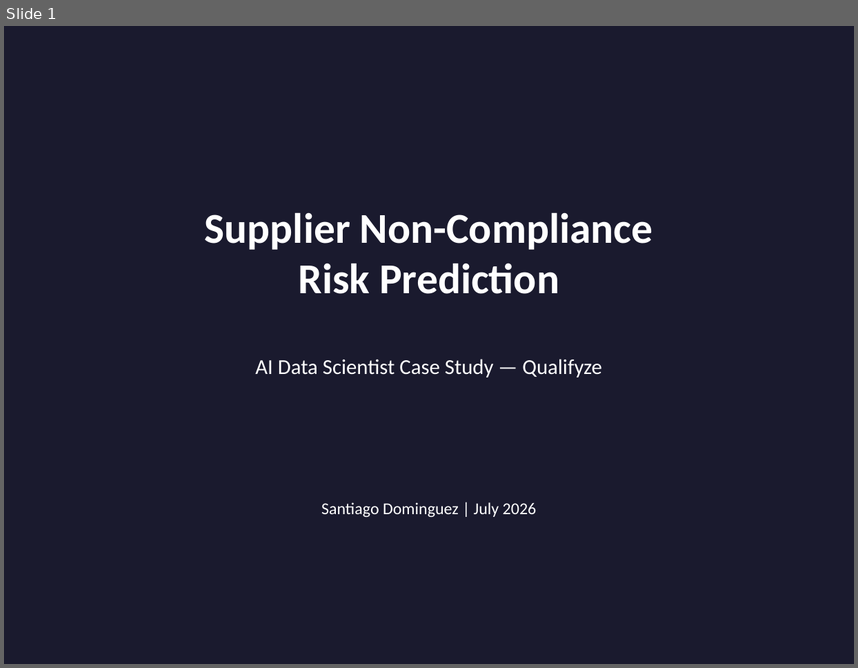
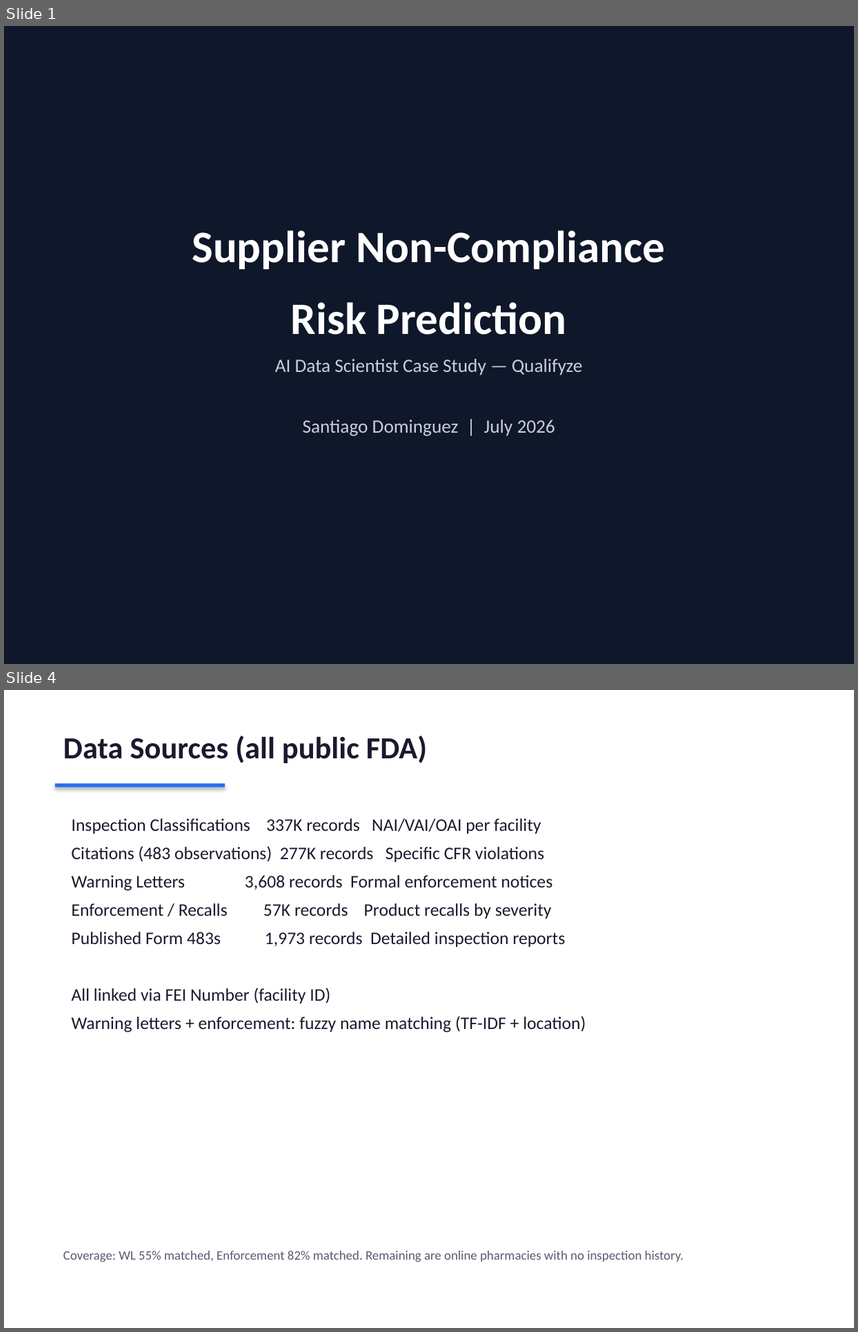
Before and after one commit to santiago-dc/qualifyze-case-study, a slide deck: reports/presentation.pptx. Shown one above the other, each under a label of ours: slide 1 before the commit, slides 1 and 4 after it; the slides between them are not shown. The pictures are 858x668 and 858x1332 pixels, drawn with LibreOffice and Linux fonts; fonts in the diff are those of the drawing. Boxes give left, top, right and bottom in pixels: in the first picture for what was removed or moved away, otherwise in the second. Text is boxed around its words. In the diff, an @@ line names an element or a change of style, - is before the commit and + after.

Commit message:
Update docs and improve presentation design (#3)

```diff
--- a/reports/presentation.pptx
+++ b/reports/presentation.pptx
@@ slide 4 added at [4,690,854,1328], background #FFFFFF @@
@@ text added at [63,736,427,763], 26 pt, text #1A1A2E, bold @@
+Data Sources (all public FDA)
@@ rectangle added at [55,784,225,787], fill #266DF0 @@
@@ text added at [72,818,586,1032], 15 pt, text #1A1A2E @@
+Inspection Classifications 337K records NAI/VAI/OAI per facility
+Citations (483 observations) 277K records Specific CFR violations
+Warning Letters 3,608 records Formal enforcement notices
+Enforcement / Recalls 57K records Product recalls by severity
+Published Form 483s 1,973 records Detailed inspection reports
+All linked via FEI Number (facility ID)
+Warning letters + enforcement: fuzzy name matching (TF-IDF + location)
@@ text added at [63,1250,684,1261], 11 pt, text #5A5A6E @@
+Coverage: WL 55% matched, Enforcement 82% matched. Remaining are online pharmacies with no inspection history.
@@ slide 1 changed as well @@
@@ background #1A1A2E to #0F172A @@
@@ text at [192,230,665,334]: text changed; size 36 to 38 pt @@
-Supplier Non-Compliance
-Risk Prediction
+Supplier Non-Compliance
+Risk Prediction
@@ text at [275,359,583,375]: size 18 to 16 pt, text colour #FFFFFF to #CCCCDD in "AI Data Scientist Case Study — Qualifyze"; more space between paragraphs @@
@@ text at [303,419,555,436]: paragraph added @@
+Santiago Dominguez | July 2026
@@ text removed at [321,502,537,517] @@
-Santiago Dominguez | July 2026
```
Also in this commit, not shown: 4 other slides changed, 12 other slides added, 10 slides removed, 3 other files.
